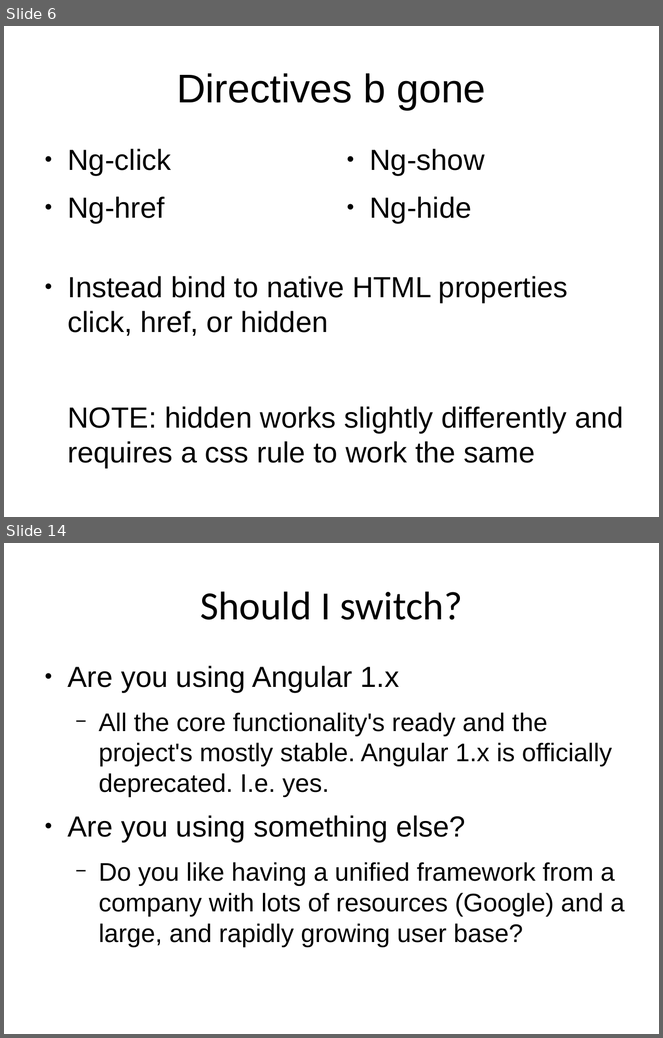
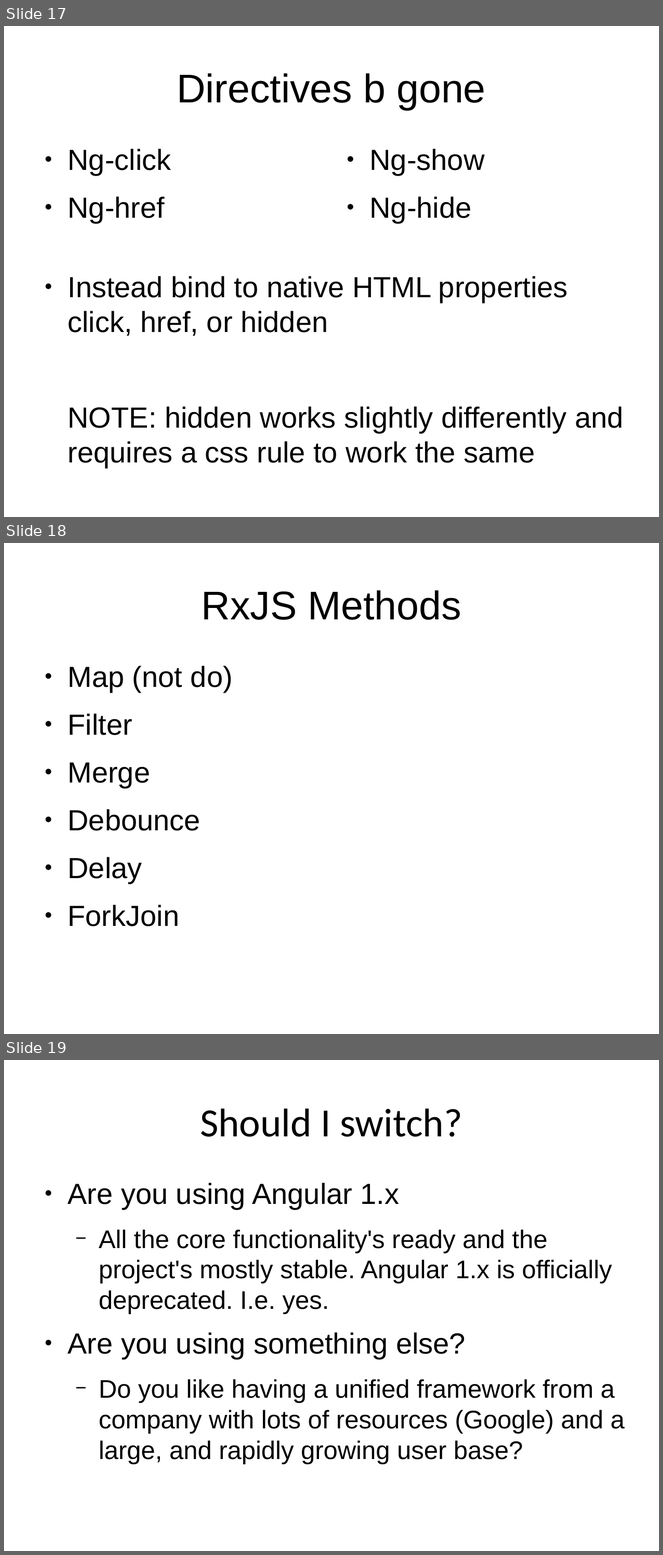
Before and after one commit to trognus/devcon2016, a slide deck: devconNg2.odp. Shown one above the other, each under a label of ours: slides 6 and 14 before the commit, slides 17, 18 and 19 after it; the slides between them are not shown. The pictures are 663x1038 and 663x1555 pixels, drawn with LibreOffice and Linux fonts; fonts in the diff are those of the drawing. Boxes give left, top, right and bottom in pixels: in the first picture for what was removed or moved away, otherwise in the second. Text is boxed around its words. In the diff, an @@ line names an element or a change of style, - is before the commit and + after.

```diff
--- a/devconNg2.odp
+++ b/devconNg2.odp
@@ slide 18 added at bbox=[4, 543, 659, 1034], background #FFFFFF @@
@@ title added at bbox=[201, 590, 462, 620], 44 pt, text #000000 @@
+RxJS Methods
@@ text added at bbox=[68, 666, 233, 927], 32 pt, text #000000 @@
+● Map (not do)
+● Filter
+● Merge
+● Debounce
+● Delay
+● ForkJoin
@@ what was slide 6 is now slide 17 @@
@@ what was slide 14 is now slide 19 @@
```
Also in this commit, not shown: 4 slides changed, 5 other slides added, 1 slide removed, 1 other file.
